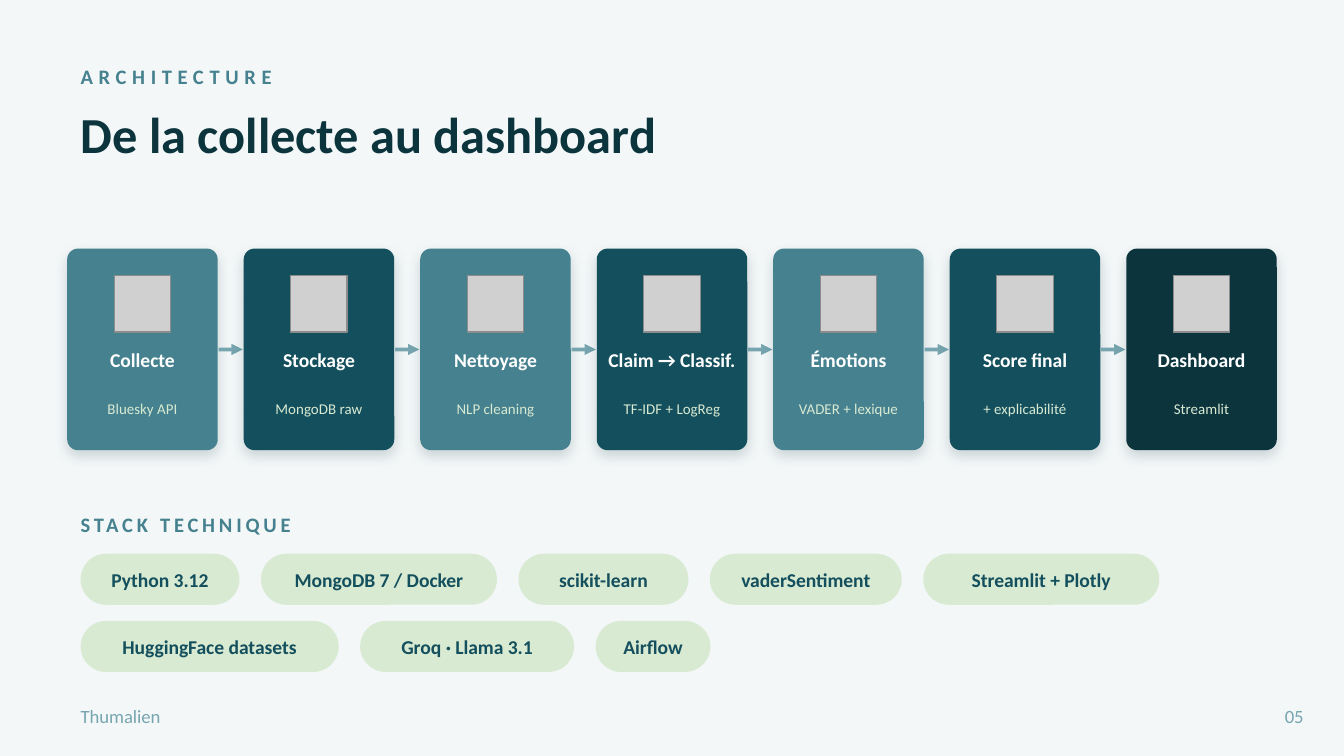
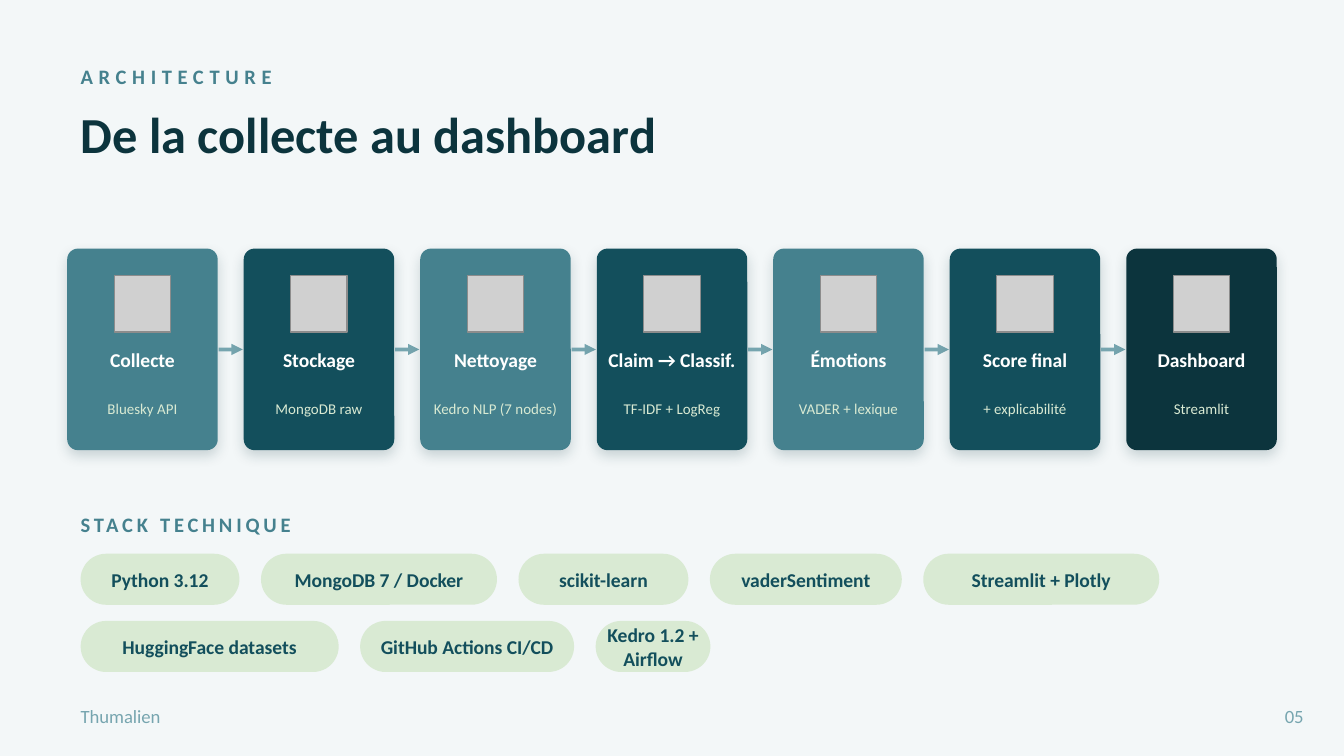
Before and after one commit to Atixu/Projet_Etude_M1_SDV, a slide deck: slide 5 of Thumalien_Soutenance_GreenIT.pptx. Drawn at 1344x756 pixels with LibreOffice and Linux fonts; fonts in the diff are those of the drawing; grey boxes stand for pictures. Boxes give left, top, right and bottom in pixels: in the first picture for what was removed or moved away, otherwise in the second. Text is boxed around its words. In the diff, an @@ line names an element or a change of style, - is before the commit and + after.

```diff
--- a/Thumalien_Soutenance_GreenIT.pptx
+++ b/Thumalien_Soutenance_GreenIT.pptx
@@ text at (x1=434, y1=403, x2=556, y2=416): text changed @@
-NLP cleaning
+Kedro NLP (7 nodes)
@@ text at (x1=607, y1=628, x2=685, y2=666): text changed @@
-Airflow
+Kedro 1.2 + Airflow
@@ text at (x1=381, y1=640, x2=553, y2=655): text changed @@
-Groq · Llama 3.1
+GitHub Actions CI/CD
```
Also in this commit, not shown: 3 other slides changed, 1 slide added, 32 other files.
